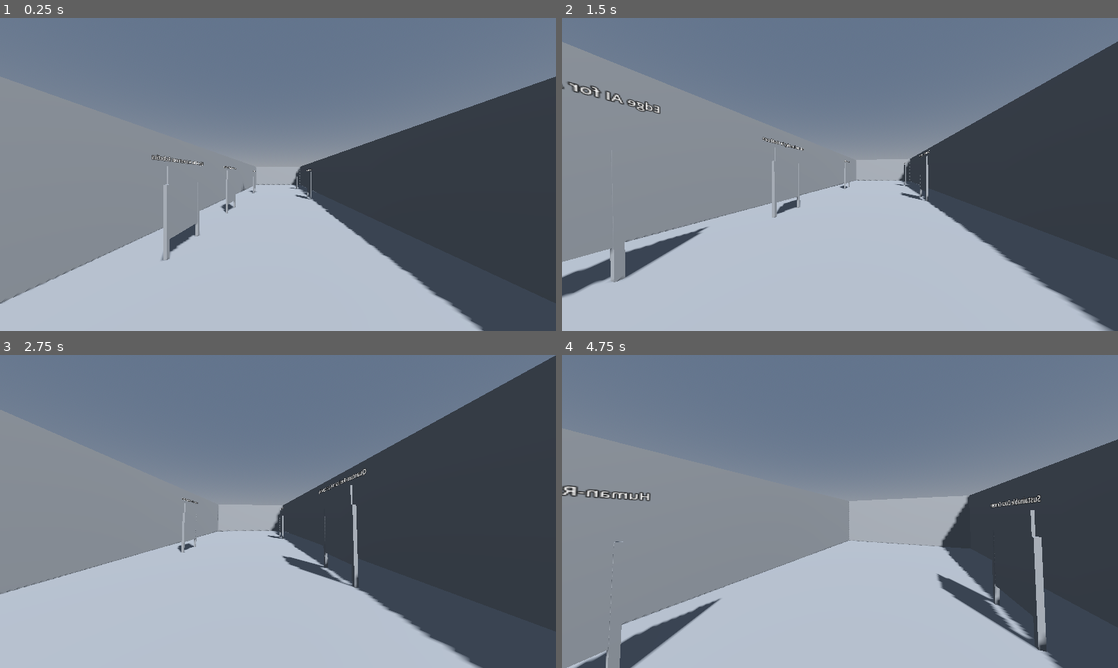
Above: before the commit, frames 1-4 (two rows, left to right).
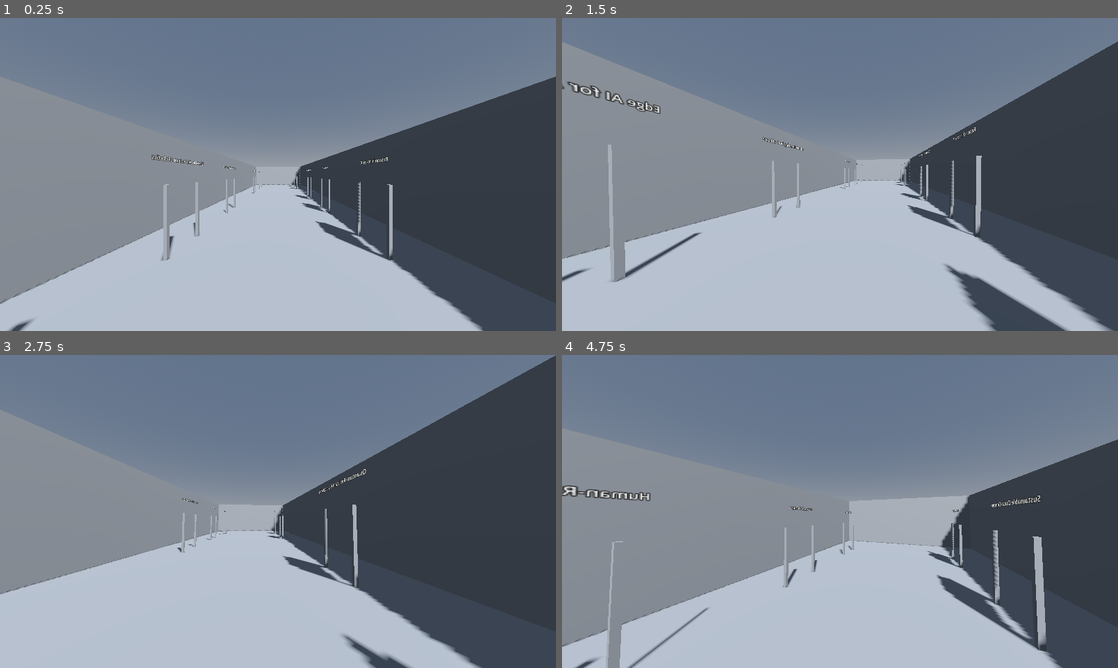
Above: after the commit, the same moments.

Repository: joakimeriksson/mad
Game: Godot game, scene res://scenes/environment/main.tscn
Same seed, same stepped clock (60 frames per second), same inputs: the game is played once before the commit and once after it.
Inputs (mouse positions are in pixels of both pictures, inside the frame that each line leads up to):
- Up to frame 1 (0.25 s): no input
- Up to frame 2 (1.5 s): tap Enter (ui_accept) at 0.5, 0.77 s; move the mouse to (867, 174) at 0.52 s; hold E (interact) 0.53-1.28 s; hold W (move_forward) from 0.53 s (still down); move the mouse to (812, 174) at 1.27 s; tap E (interact) at 1.35 s
- Up to frame 3 (2.75 s): keep holding W (move_forward); tap Enter (ui_accept) at 1.52 s; move the mouse to (289, 505) at 2.02 s; hold E (interact) from 2.03 s (still down)
- Up to frame 4 (4.75 s): keep holding W (move_forward); move the mouse to (834, 517) at 2.77 s; release E (interact) at 2.78 s; tap E (interact) at 2.85, 4.35 s; tap Enter (ui_accept) at 3.02, 3.77, 4.52 s; move the mouse to (878, 514) at 3.52 s; hold E (interact) 3.53-4.28 s; move the mouse to (795, 508) at 4.27 s

The runs differ from the first frame. In frame 1, 1.3% of the frame differs, in the area x 1-71%, y 44-100%; in frame 2, 3.9%, in the area x 0-92%, y 34-100%; in frame 3, 0.7%; in frame 4, 2.6%.

Commit message:
Fix poster display and expand to 11 booths
Poster Display Fix:
- Changed poster mesh from BoxMesh to QuadMesh
- Fixes issue where poster image was split (half on front, half on back)
- QuadMesh shows full image on both front and back sides
- Updated poster_booth.tscn prefab

Script Updates:
- apply_poster_materials.gd now handles both BoxMesh and QuadMesh
- Automatically adjusts mesh size for QuadMesh (Vector2 instead of Vector3)
- Maintains correct aspect ratio for all poster types

Scene Expansion:
- Added 6 new poster booths (total now 11 instead of 5)
- Booths distributed along corridor:
  - Left side (x=-3): Booths 1, 2, 4, 6, 8, 11
  - Right side (x=3): Booths 3, 5, 7, 9, 10
  - Positioned from z=-15 to z=15
- All booths ready for PDF poster content (poster_006 through poster_011)
- Editable paths added for all new booths

Benefits:
- Full poster image now visible (not cropped or split)
- Supports more research content (11 posters vs 5)
- Better corridor utilization
- Ready to load PDFs with IDs poster_001 through poster_011

Usage:
1. Extract PDFs with poster IDs 001-011
2. Open main.tscn in Godot
3. Run apply_poster_materials.gd script
4. All 11 posters will display correctly!

Diff:
--- a/client-godot/scenes/environment/main.tscn
+++ b/client-godot/scenes/environment/main.tscn
@@ -127,6 +127,54 @@
 [node name="Label3D" parent="Interactables/PosterBooth5" index="4"]
 text = "Sustainable Data Centers"
 
+[node name="PosterBooth6" parent="Interactables" instance=ExtResource("5")]
+transform = Transform3D(-4.37114e-08, 0, -1, 0, 1, 0, 1, 0, -4.37114e-08, -3, 0, -10)
+agent_name = "Researcher 6"
+poster_id = "poster_006"
+
+[node name="Label3D" parent="Interactables/PosterBooth6" index="4"]
+text = "Research Poster 6"
+
+[node name="PosterBooth7" parent="Interactables" instance=ExtResource("5")]
+transform = Transform3D(-4.37114e-08, 0, 1, 0, 1, 0, -1, 0, -4.37114e-08, 3, 0, 5)
+agent_name = "Researcher 7"
+poster_id = "poster_007"
+
+[node name="Label3D" parent="Interactables/PosterBooth7" index="4"]
+text = "Research Poster 7"
+
+[node name="PosterBooth8" parent="Interactables" instance=ExtResource("5")]
+transform = Transform3D(-4.37114e-08, 0, -1, 0, 1, 0, 1, 0, -4.37114e-08, -3, 0, -15)
+agent_name = "Researcher 8"
+poster_id = "poster_008"
+
+[node name="Label3D" parent="Interactables/PosterBooth8" index="4"]
+text = "Research Poster 8"
+
+[node name="PosterBooth9" parent="Interactables" instance=ExtResource("5")]
+transform = Transform3D(-4.37114e-08, 0, 1, 0, 1, 0, -1, 0, -4.37114e-08, 3, 0, -15)
+agent_name = "Researcher 9"
+poster_id = "poster_009"
+
+[node name="Label3D" parent="Interactables/PosterBooth9" index="4"]
+text = "Research Poster 9"
+
+[node name="PosterBooth10" parent="Interactables" instance=ExtResource("5")]
+transform = Transform3D(-4.37114e-08, 0, 1, 0, 1, 0, -1, 0, -4.37114e-08, 3, 0, 10)
+agent_name = "Researcher 10"
+poster_id = "poster_010"
+
+[node name="Label3D" parent="Interactables/PosterBooth10" index="4"]
+text = "Research Poster 10"
+
+[node name="PosterBooth11" parent="Interactables" instance=ExtResource("5")]
+transform = Transform3D(-4.37114e-08, 0, -1, 0, 1, 0, 1, 0, -4.37114e-08, -3, 0, 15)
+agent_name = "Researcher 11"
+poster_id = "poster_011"
+
+[node name="Label3D" parent="Interactables/PosterBooth11" index="4"]
+text = "Research Poster 11"
+
 [node name="Player" parent="." instance=ExtResource("1")]
 transform = Transform3D(1, 0, 0, 0, 1, 0, 0, 0, 1, 0, 1, 15)
 
@@ -138,3 +186,9 @@
 [editable path="Interactables/PosterBooth3"]
 [editable path="Interactables/PosterBooth4"]
 [editable path="Interactables/PosterBooth5"]
+[editable path="Interactables/PosterBooth6"]
+[editable path="Interactables/PosterBooth7"]
+[editable path="Interactables/PosterBooth8"]
+[editable path="Interactables/PosterBooth9"]
+[editable path="Interactables/PosterBooth10"]
+[editable path="Interactables/PosterBooth11"]
--- a/client-godot/scenes/interactables/poster_booth.tscn
+++ b/client-godot/scenes/interactables/poster_booth.tscn
@@ -5,8 +5,8 @@
 [sub_resource type="BoxMesh" id="BoxMesh_stand"]
 size = Vector3(0.1, 2.0, 0.1)
 
-[sub_resource type="BoxMesh" id="BoxMesh_poster"]
-size = Vector3(1.5, 2.0, 0.05)
+[sub_resource type="QuadMesh" id="QuadMesh_poster"]
+size = Vector2(1.5, 2.0)
 
 [sub_resource type="BoxShape3D" id="BoxShape3D_1"]
 size = Vector3(2.0, 2.0, 1.0)
@@ -27,7 +27,7 @@
 
 [node name="PosterMesh" type="MeshInstance3D" parent="."]
 transform = Transform3D(1, 0, 0, 0, 1, 0, 0, 0, 1, 0, 1.5, 0)
-mesh = SubResource("BoxMesh_poster")
+mesh = SubResource("QuadMesh_poster")
 
 [node name="CollisionShape3D" type="CollisionShape3D" parent="."]
 transform = Transform3D(1, 0, 0, 0, 1, 0, 0, 0, 1, 0, 1, 0)
--- a/client-godot/scripts/apply_poster_materials.gd
+++ b/client-godot/scripts/apply_poster_materials.gd
@@ -56,6 +56,8 @@
 			var mesh_width = mesh_height * aspect_ratio
 			if poster_mesh.mesh is BoxMesh:
 				poster_mesh.mesh.size = Vector3(mesh_width, mesh_height, 0.05)
+			elif poster_mesh.mesh is QuadMesh:
+				poster_mesh.mesh.size = Vector2(mesh_width, mesh_height)
 
 			# Create or update material
 			var material = StandardMaterial3D.new()
Not shown, added: data-prep/update_godot_scene.py
